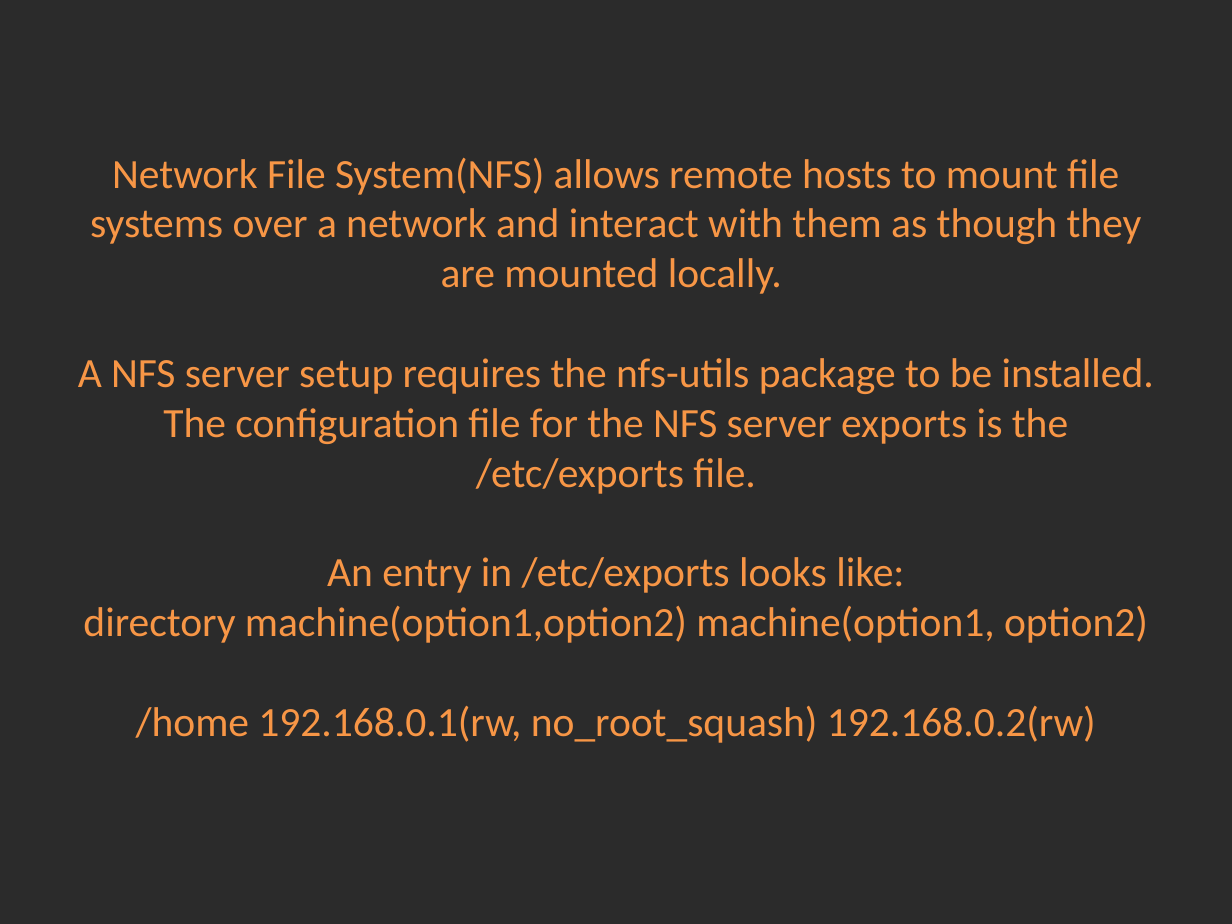
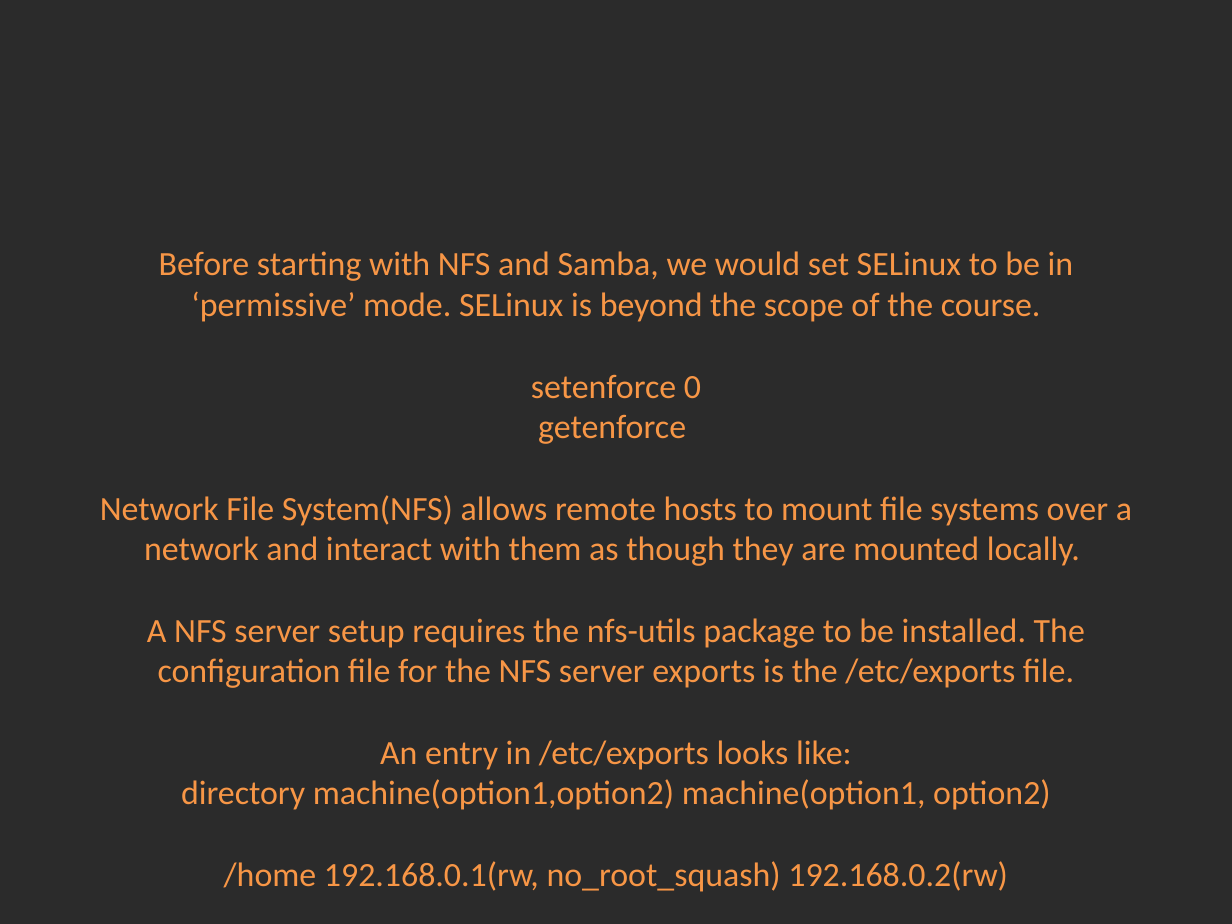
Before and after one commit to Academy-Soft-Intellect/Linux-Course, a slide deck: slide 5 of 12.SSH_NFS_SAMBA/12-SSH_NFS_SAMBA.pptx. Drawn at 1232x924 pixels with LibreOffice and Linux fonts; fonts in the diff are those of the drawing; background and template pictures are left out; a plain dark background stands for a picture behind light text. Boxes give left, top, right and bottom in pixels: in the first picture for what was removed or moved away, otherwise in the second. Text is boxed around its words. In the diff, an @@ line names an element or a change of style, - is before the commit and + after.

Commit message:
Adding Samba.

```diff
--- a/12.SSH_NFS_SAMBA/12-SSH_NFS_SAMBA.pptx
+++ b/12.SSH_NFS_SAMBA/12-SSH_NFS_SAMBA.pptx
@@ title at (x1=100, y1=251, x2=1132, y2=892): text changed; size 24.3 to 19.8 pt @@
-Network File System(NFS) allows remote hosts to mount file systems over a network and interact with them as though they are mounted locally.
-A NFS server setup requires the nfs-utils package to be installed. The configuration file for the NFS server exports is the /etc/exports file.
-An entry in /etc/exports looks like:
-directory machine(option1,option2) machine(option1, option2)
-/home 192.168.0.1(rw, no_root_squash) 192.168.0.2(rw)
+Before starting with NFS and Samba, we would set SELinux to be in ‘permissive’ mode. SELinux is beyond the scope of the course.
+setenforce 0
+getenforce
+Network File System(NFS) allows remote hosts to mount file systems over a network and interact with them as though they are mounted locally.
+A NFS server setup requires the nfs-utils package to be installed. The configuration file for the NFS server exports is the /etc/exports file.
+An entry in /etc/exports looks like:
+directory machine(option1,option2) machine(option1, option2)
+/home 192.168.0.1(rw, no_root_squash) 192.168.0.2(rw)
```
Also in this commit, not shown: 4 slides added.
